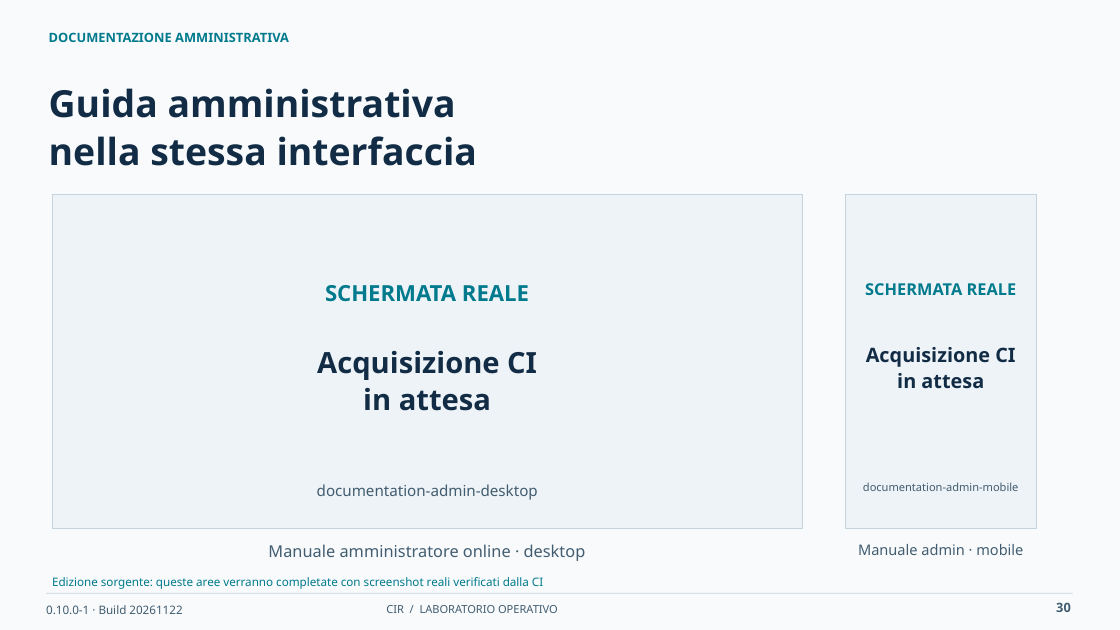
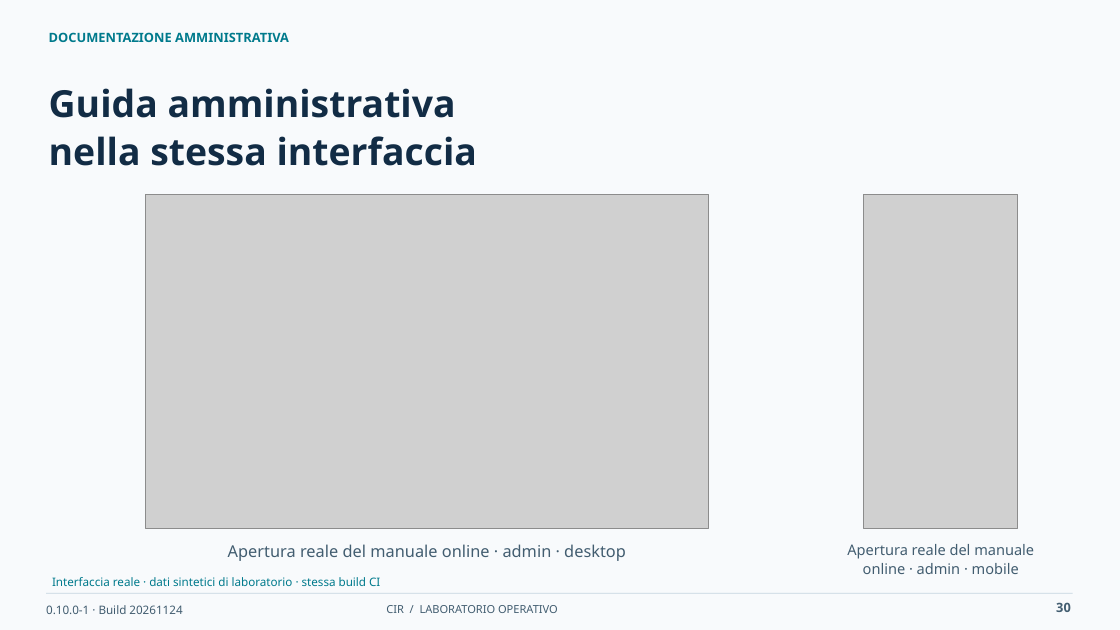
Before and after one commit to desalvo/cybersecurity-incident-registry, a slide deck: slide 30 of docs/presentation/CIR_Operational_Training_IT.pptx. Drawn at 1120x630 pixels with LibreOffice and Linux fonts; fonts in the diff are those of the drawing; grey boxes stand for pictures. Boxes give left, top, right and bottom in pixels: in the first picture for what was removed or moved away, otherwise in the second. Text is boxed around its words. In the diff, an @@ line names an element or a change of style, - is before the commit and + after.

```diff
--- a/docs/presentation/CIR_Operational_Training_IT.pptx
+++ b/docs/presentation/CIR_Operational_Training_IT.pptx
@@ rectangle removed at bbox=[52, 194, 802, 528] @@
@@ picture added at bbox=[145, 194, 708, 528] @@
@@ rectangle removed at bbox=[845, 194, 1037, 528] @@
@@ picture added at bbox=[864, 194, 1018, 528] @@
@@ text removed at bbox=[325, 285, 529, 302] @@
-SCHERMATA REALE
@@ text removed at bbox=[865, 283, 1017, 295] @@
-SCHERMATA REALE
@@ text removed at bbox=[317, 351, 537, 411] @@
-Acquisizione CI
-in attesa
@@ text removed at bbox=[866, 347, 1015, 389] @@
-Acquisizione CI
-in attesa
@@ text removed at bbox=[317, 484, 538, 500] @@
-documentation-admin-desktop
@@ text removed at bbox=[863, 482, 1019, 491] @@
-documentation-admin-mobile
@@ text at bbox=[228, 544, 626, 561]: text changed @@
-Manuale amministratore online · desktop
+Apertura reale del manuale online · admin · desktop
@@ text at bbox=[847, 544, 1034, 574]: text changed @@
-Manuale admin · mobile
+Apertura reale del manuale online · admin · mobile
@@ text at bbox=[52, 577, 380, 586]: text changed @@
-Edizione sorgente: queste aree verranno completate con screenshot reali verificati dalla CI
+Interfaccia reale · dati sintetici di laboratorio · stessa build CI
@@ text at bbox=[46, 605, 182, 614]: text changed @@
-0.10.0-1 · Build 20261122
+0.10.0-1 · Build 20261124
```
Also in this commit, not shown: 33 other slides changed, 37 other files.
